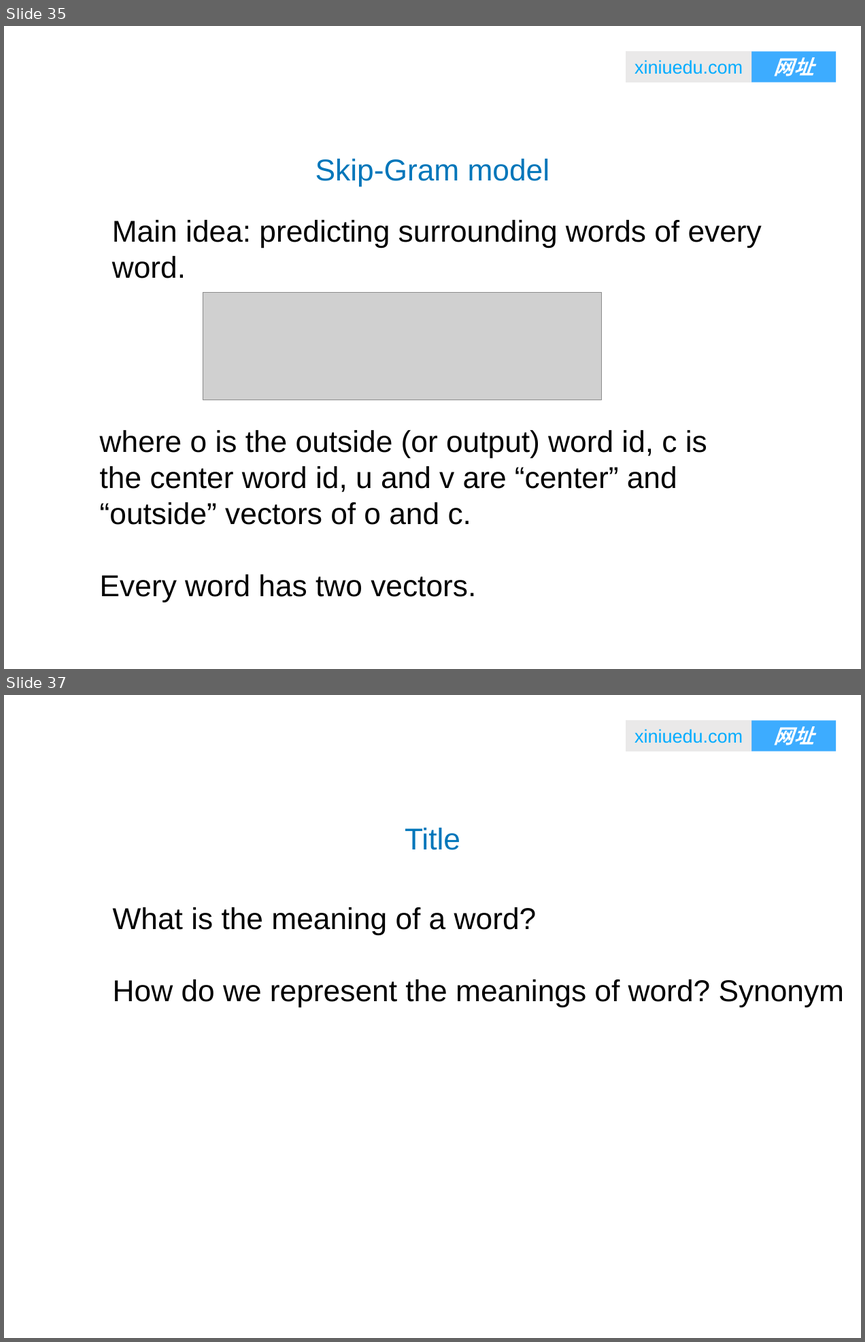
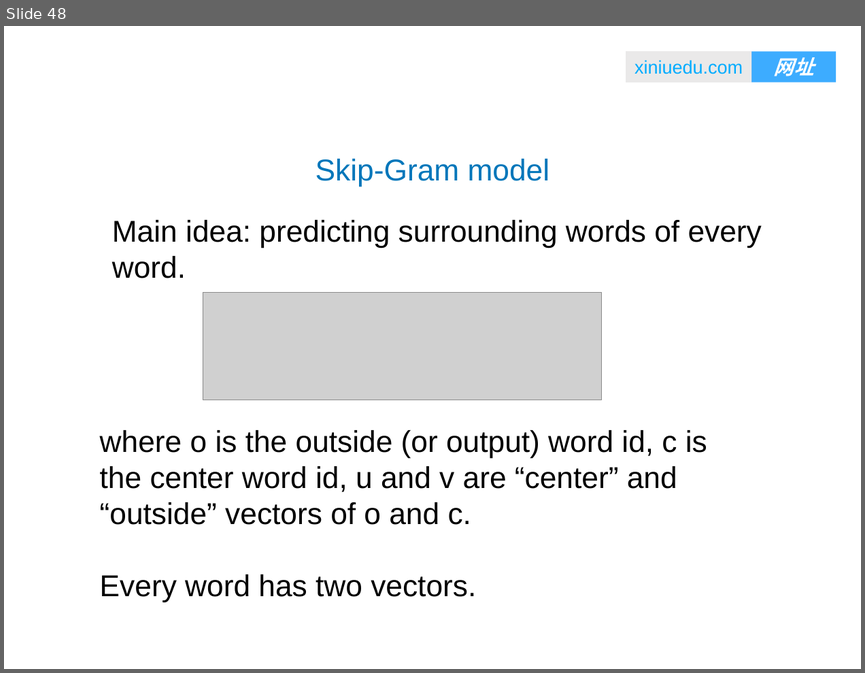
Before and after one commit to ZeweiChu/NLP-course, a slide deck: word2vec.ppt. Shown one above the other, each under a label of ours: slides 35 and 37 before the commit, slide 48 after it; the slides between them are not shown. The pictures are 865x1342 and 865x673 pixels, drawn with LibreOffice and Linux fonts; fonts in the diff are those of the drawing; grey boxes stand for pictures; background and template pictures are left out. Boxes give left, top, right and bottom in pixels: in the first picture for what was removed or moved away, otherwise in the second. Text is boxed around its words. In the diff, an @@ line names an element or a change of style, - is before the commit and + after.

Commit message:
add word2vec

```diff
--- a/word2vec.ppt
+++ b/word2vec.ppt
@@ slide 37 removed at <box>4,695,861,1338</box>, background #FFFFFF; not listed: 3 template elements that a slide beside it also shows @@
@@ text removed at <box>405,828,460,850</box> @@
-Title
@@ text removed at <box>113,907,844,1007</box> @@
-What is the meaning of a word?
-How do we represent the meanings of word? Synonym
@@ what was slide 35 is now slide 48 @@
```
Also in this commit, not shown: 3 slides changed, 10 slides added, 11 other slides removed, 1 other file.
